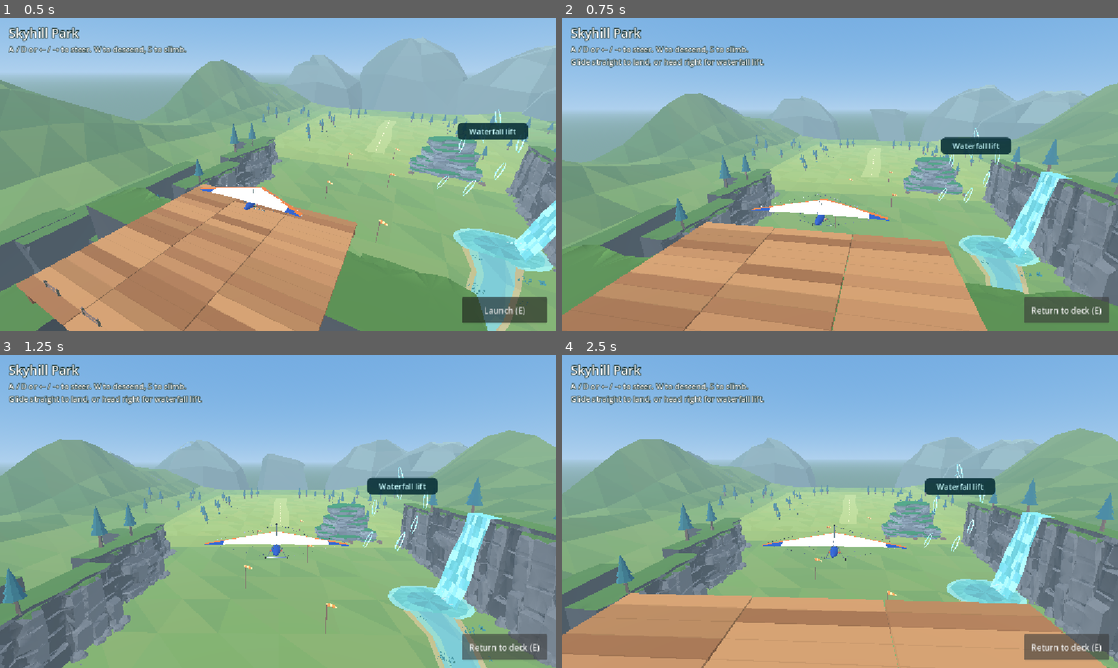
Above: before the commit, frames 1-4 (two rows, left to right).
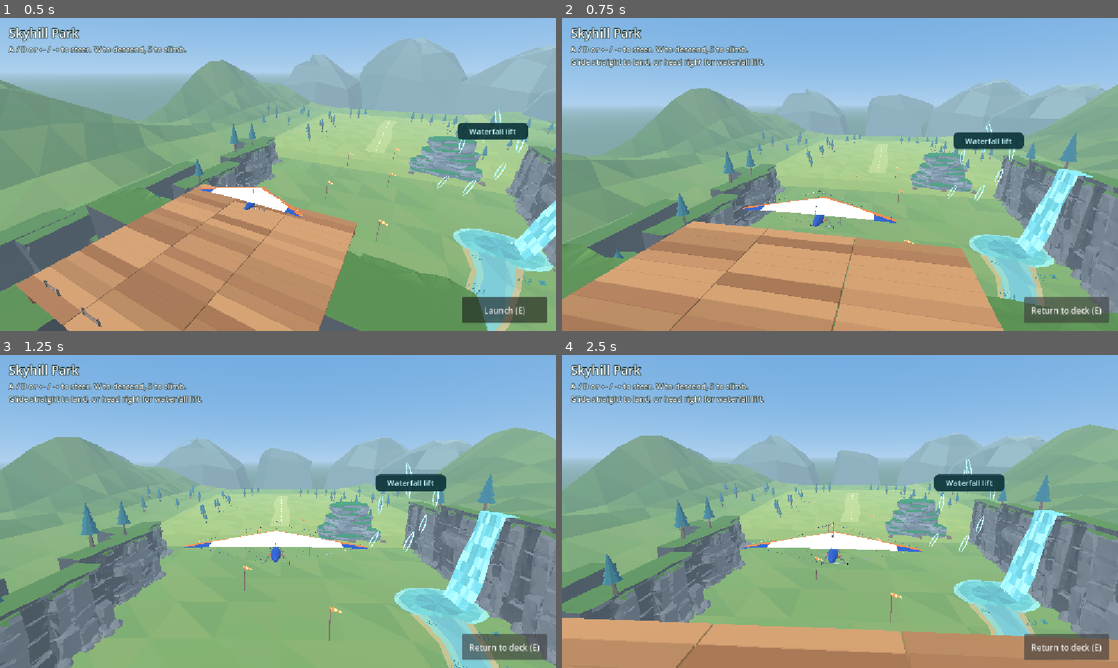
Above: after the commit, the same moments.

Repository: WillowbrookGame/willowbrook
Game: Godot game, scene res://game/skyhill/skyhill.tscn
Two runs of this game, one before a commit and one after it. Both use one fixed random seed, a clock stepped at 60 frames per second and the inputs below. This scene is started directly instead of the project's main scene.
Inputs (mouse positions are in pixels of both pictures, inside the frame that each line leads up to):
- Up to frame 1 (0.5 s): no input
- Up to frame 2 (0.75 s): click "Launch (E)" at 0.5 s
- Up to frame 3 (1.25 s): no input
- Up to frame 4 (2.5 s): tap Enter at 1.25 s; move the mouse to (962, 495) at 1.27 s; hold Right (ui_right) 1.28-2 s; tap E at 1.35 s; click (962, 495) at 1.42 s; tap Space at 1.52 s; click "Launch (E)" at 2 s

Frame 1 is identical in both runs. In frame 2, 22% of the frame differs, in the area x 0-100%, y 19-100%; in frame 3, 14%; in frame 4, 27%, in the area x 0-100%, y 22-100%.

Commit message:
Bring Skyhill camera closer and make windsock poles solid

Diff:
--- a/game/skyhill/skyhill.gd
+++ b/game/skyhill/skyhill.gd
@@ -7,6 +7,9 @@
 const GROUND_CLEARANCE := 0.85
 const CRASH_TUMBLE_TIME := 0.65
 const CRASH_HOLD_TIME := 2.0
+const COURSE_MASK := 1
+const POLE_MASK := 2
+const WING_OFFSET := Vector3(0.0, 0.65, 0.75)
 const CLIMB_ABOVE_LAUNCH := 4.0
 const KEY_HINT := "A / D or ← / → to steer. W to descend, S to climb."
 const TOUCH_HINT := "Drag left/right to steer, up to descend, down to climb."
@@ -40,6 +43,8 @@
 var _crash_rotation := Vector3.ZERO
 var _crash_side := 1.0
 var _crash_normal := Vector3.UP
+var _pole_wing := BoxShape3D.new()
+var _pole_query := PhysicsShapeQueryParameters3D.new()
 
 func _ready() -> void:
 	var rider := AVATARS.instantiate(AVATARS.DEFAULT)
@@ -50,6 +55,9 @@
 	add_child(_cue)
 	_cue.volume_db = -14.0
 	_cue.stream = _make_lift_cue()
+	_pole_wing.size = Vector3(7.2, 0.36, 0.48)
+	_pole_query.shape = _pole_wing
+	_pole_query.collision_mask = POLE_MASK
 	_on_deck()
 
 func _unhandled_key_input(event: InputEvent) -> void:
@@ -132,7 +140,7 @@
 			distance = minf(distance, maxf(0.0, (edge - local[axis]) / component - 0.5))
 	if distance > 0.0:
 		var obstacle := get_world_3d().direct_space_state.intersect_ray(
-			PhysicsRayQueryParameters3D.create(touchdown, touchdown + direction * distance, 1))
+			PhysicsRayQueryParameters3D.create(touchdown, touchdown + direction * distance, COURSE_MASK | POLE_MASK))
 		if not obstacle.is_empty():
 			distance = maxf(0.0, touchdown.distance_to(obstacle.position) - 0.5)
 	flight.begin_runout(touchdown, distance)
@@ -207,6 +215,7 @@
 	var prev := flight.position
 	var prev_pitch: float = flight.pitch
 	var prev_bank: float = flight.bank
+	var prev_heading: float = flight.heading
 	var wind := lift_at(prev)
 	var floor_y := meadow.global_position.y + GROUND_CLEARANCE
 	var height := prev.y - floor_y if in_meadow(prev) else INF
@@ -215,12 +224,15 @@
 	if wind > 0.10 and not _was_in_lift:
 		_cue.play()
 	_was_in_lift = wind > 0.10
-	var terrain := get_world_3d().direct_space_state.intersect_ray(PhysicsRayQueryParameters3D.create(prev, next, 1))
+	var space := get_world_3d().direct_space_state
+	var terrain := space.intersect_ray(PhysicsRayQueryParameters3D.create(prev, next, COURSE_MASK | POLE_MASK))
+	var pole_fraction := _pole_wing_contact(space, prev, next, Vector3(prev_pitch, prev_heading, prev_bank))
+	var solid_fraction := 1.0 if terrain.is_empty() else prev.distance_to(terrain.position) / prev.distance_to(next)
 	if prev.y >= floor_y and next.y <= floor_y and next.y < prev.y:
 		var fraction := (prev.y - floor_y) / (prev.y - next.y)
 		var touchdown := prev.lerp(next, fraction)
 		# A solid object reached before the landing plane takes priority.
-		var meadow_first := terrain.is_empty() or prev.distance_squared_to(touchdown) <= prev.distance_squared_to(terrain.position)
+		var meadow_first := fraction <= solid_fraction and (pole_fraction < 0.0 or fraction <= pole_fraction)
 		if in_meadow(touchdown) and meadow_first:
 			var contact := FLIGHT.classify_touchdown((prev.y - next.y) / delta,
 				lerpf(prev_pitch, flight.pitch, fraction), lerpf(prev_bank, flight.bank, fraction))
@@ -229,14 +241,34 @@
 				FLIGHT.Touchdown.TILTED: _crash(touchdown, "Wingtip down! Level the glider before touching down.")
 				_: _land(touchdown)
 			return
+	if pole_fraction >= 0.0 and pole_fraction <= solid_fraction:
+		_crash(prev.lerp(next, pole_fraction), "Windsock hit! Give the poles a little room.", (prev - next).normalized())
+		return
 	if not terrain.is_empty():
-		_crash(terrain.position + (prev - next).normalized() * 0.35, "Bump! Keep clear of the cliffs and land in the meadow.", terrain.normal)
+		var message := "Windsock hit! Give the poles a little room." if terrain.collider.collision_layer == POLE_MASK else "Bump! Keep clear of the cliffs and land in the meadow."
+		_crash(terrain.position + (prev - next).normalized() * 0.35, message, terrain.normal)
 		return
 	if next.y < meadow.global_position.y - 1.5 or absf(next.x) > 105.0 or next.z < -195.0 or next.z > 65.0:
 		_on_deck()
 		prompt.text = "Back at the deck. Follow the windsocks for an easy flight."
 		return
 	_glider_pose()
+
+func _pole_wing_contact(space: PhysicsDirectSpaceState3D, from: Vector3, to: Vector3, old_rotation: Vector3) -> float:
+	# Check the narrow spar as well as the center ray, so a low wing can hit a pole.
+	# Restrict this to poles so the ground and meadow still use the existing landing model.
+	var old_basis := Basis.from_euler(old_rotation)
+	_pole_query.transform = Transform3D(old_basis, from + old_basis * WING_OFFSET)
+	var end_basis := Basis.from_euler(Vector3(flight.pitch, flight.heading, flight.bank))
+	var end_transform := Transform3D(end_basis, to + end_basis * WING_OFFSET)
+	_pole_query.motion = end_transform.origin - _pole_query.transform.origin
+	var fractions := space.cast_motion(_pole_query)
+	if fractions.size() == 2 and fractions[0] < 1.0:
+		return fractions[0]
+	# The sweep translates the old pose; the final overlap also accounts for banking into the post.
+	_pole_query.motion = Vector3.ZERO
+	_pole_query.transform = end_transform
+	return 1.0 if not space.intersect_shape(_pole_query, 1).is_empty() else -1.0
 
 func _process(delta: float) -> void:
 	_elapsed += delta
@@ -283,11 +315,13 @@
 	glider.rotation = Vector3(flight.pitch, flight.heading, flight.bank)
 
 func _camera_pose(weight: float) -> void:
-	var offset := Vector3(0.0, 4.0, 9.4)
-	var focus := Vector3(0.0, 0.8, -6.5)
+	var offset := Vector3(0.0, 3.25, 6.8)
+	var focus := Vector3(0.0, 0.8, -5.2)
 	if state == State.DECK:
 		offset = Vector3(7.8, 8.0, 11.8)
 		focus = Vector3(0.0, 0.7, -3.5)
+	elif state == State.CRASHED:
+		focus = Vector3(0.0, 0.7, 0.0)
 	var target := flight.position + offset.rotated(Vector3.UP, flight.heading)
 	camera.global_position = camera.global_position.lerp(target, weight)
 	camera.look_at(flight.position + focus.rotated(Vector3.UP, flight.heading), Vector3.UP)
--- a/game/skyhill/skyhill.tscn
+++ b/game/skyhill/skyhill.tscn
@@ -13,7 +13,7 @@
 [ext_resource type="PackedScene" path="res://game/skyhill/art/cascade-spray.glb" id="spray"]
 [ext_resource type="PackedScene" path="res://game/skyhill/art/cascade-pool.glb" id="pool"]
 [ext_resource type="PackedScene" path="res://game/skyhill/art/curling-wind-ribbon.glb" id="ribbon"]
-[ext_resource type="PackedScene" path="res://game/skyhill/art/canvas-windsock.glb" id="sock"]
+[ext_resource type="PackedScene" path="res://game/skyhill/windsock.tscn" id="sock"]
 [ext_resource type="PackedScene" path="res://game/skyhill/art/distant-ridges.glb" id="skyline"]
 
 [ext_resource type="PackedScene" path="res://game/skyhill/art/grass_leafsLarge.glb" id="bankgrass"]
--- a/game/skyhill/test_skyhill_flight.gd
+++ b/game/skyhill/test_skyhill_flight.gd
@@ -118,6 +118,43 @@
 	check(level.state == level.State.FLYING and level.flight.pitch == 0.0 and level.flight.bank == 0.0, "Relaunch after a crash must reset flight state")
 	level._action()
 
+func check_windsocks(level: Node3D) -> void:
+	var space := level.get_world_3d().direct_space_state
+	var group := level.get_node("Scenery/RouteWindsocks")
+	check(group.get_child_count() == 6, "Course should have six windsocks")
+	for pole: Node3D in group.get_children():
+		var center := pole.to_global(Vector3(0, 2.75, 0))
+		var hit := space.intersect_ray(PhysicsRayQueryParameters3D.create(
+			center + Vector3.BACK, center + Vector3.FORWARD, level.POLE_MASK))
+		check(not hit.is_empty() and hit.collider == pole, "Missing pole collision on %s" % pole.name)
+		var cloth := center + Vector3(0.9, 2.3, 0)
+		var cloth_hit := space.intersect_ray(PhysicsRayQueryParameters3D.create(
+			cloth + Vector3.BACK, cloth + Vector3.FORWARD, level.POLE_MASK))
+		check(cloth_hit.is_empty(), "The fabric should not be solid")
+	var first: Node3D = group.get_child(0)
+	for offset in [0.0, -2.7, 2.7, 4.5]:
+		level._launch()
+		level.flight.position = first.to_global(Vector3(offset, 3.0, 1.7))
+		level.flight.heading = 0.0
+		for _i in 14:
+			level.step_flight(FRAME, 0.0)
+			if level.state != level.State.FLYING:
+				break
+		if absf(offset) < 4.0:
+			check(level.state == level.State.CRASHED and level.prompt.text.begins_with("Windsock hit!"), "Pole should crash the glider for a body or wing hit")
+		else:
+			check(level.state == level.State.FLYING, "A clear pass beside a windsock should not crash")
+		level._on_deck()
+
+func check_camera(level: Node3D) -> void:
+	level._camera_pose(1.0)
+	check(level.camera.global_position.distance_to(level.flight.position) > 13.0, "Keep the wide deck view")
+	level._launch()
+	level._camera_pose(1.0)
+	check(level.camera.global_position.distance_to(level.flight.position) < 8.0, "Flight camera should be closer to the glider")
+	check(not level.camera.is_position_behind(level.flight.position), "The closer flight camera should still see the rider")
+	level._on_deck()
+
 func _run() -> void:
 	var level := SKYHILL.instantiate()
 	root.add_child(level)
@@ -143,6 +180,8 @@
 	var launch: Vector3 = level.launch.global_position
 	check(level.flight.position.is_equal_approx(launch), "Authored launch placement was ignored")
 	check_pitch_controls(level)
+	check_camera(level)
+	check_windsocks(level)
 	if not wall.is_empty():
 		check_crashes(level, wall.position)
 
--- /dev/null
+++ b/game/skyhill/windsock.tscn
@@ -0,0 +1,23 @@
+[gd_scene format=3]
+
+[ext_resource type="PackedScene" path="res://game/skyhill/art/canvas-windsock.glb" id="art"]
+
+[sub_resource type="BoxShape3D" id="PoleShape"]
+size = Vector3(0.15, 5.5, 0.15)
+
+[sub_resource type="BoxShape3D" id="CapShape"]
+size = Vector3(0.27, 0.16, 0.27)
+
+[node name="Windsock" type="StaticBody3D"]
+collision_layer = 2
+collision_mask = 0
+
+[node name="Art" parent="." instance=ExtResource("art")]
+
+[node name="Pole" type="CollisionShape3D" parent="."]
+position = Vector3(0, 2.75, 0)
+shape = SubResource("PoleShape")
+
+[node name="Cap" type="CollisionShape3D" parent="."]
+position = Vector3(0, 5.46, 0)
+shape = SubResource("CapShape")
Not shown, changed: game/skyhill/EDITING.md
